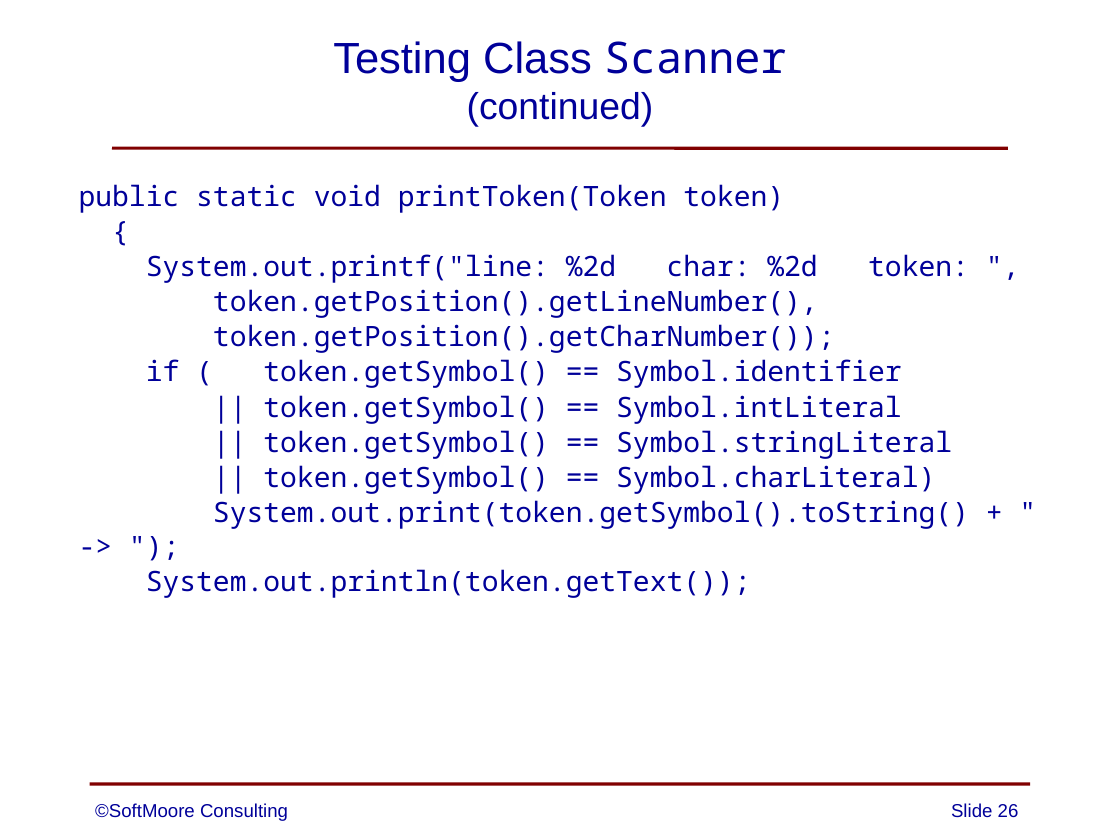
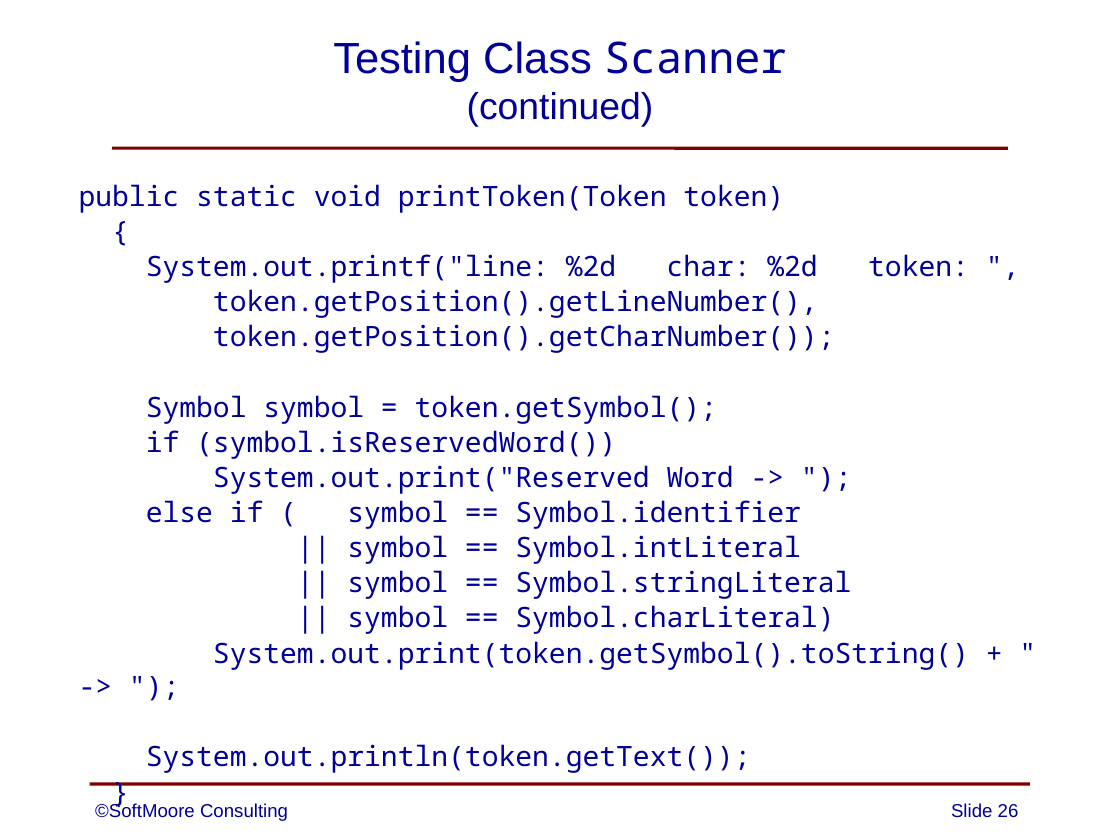
Before and after one commit to SoftMoore/CPRL, a slide deck: slide 26 of PowerPoint Slides/05 - Lexical Analysis.pptx. Drawn at 1120x840 pixels with LibreOffice and Linux fonts; fonts in the diff are those of the drawing. Boxes give left, top, right and bottom in pixels: in the first picture for what was removed or moved away, otherwise in the second. Text is boxed around its words. In the diff, an @@ line names an element or a change of style, - is before the commit and + after.

Commit message:
Modified code for printToken() and results for testing Correct_01.cprl to reflect recent changes that show “Reserved Word ->” as part of output.

```diff
--- a/PowerPoint Slides/05 - Lexical Analysis.pptx
+++ b/PowerPoint Slides/05 - Lexical Analysis.pptx
@@ text at (x1=79, y1=184, x2=969, y2=773): paragraph added @@
+}
@@ text at (x1=146, y1=395, x2=851, y2=634): text changed @@
-if ( token.getSymbol() == Symbol.identifier
-|| token.getSymbol() == Symbol.intLiteral
-|| token.getSymbol() == Symbol.stringLiteral
-|| token.getSymbol() == Symbol.charLiteral)
+Symbol symbol = token.getSymbol();
+if (symbol.isReservedWord())
+System.out.print("Reserved Word -> ");
+else if ( symbol == Symbol.identifier
+|| symbol == Symbol.intLiteral
+|| symbol == Symbol.stringLiteral
+|| symbol == Symbol.charLiteral)
```
Also in this commit, not shown: 1 other slide changed, 1 other file.
